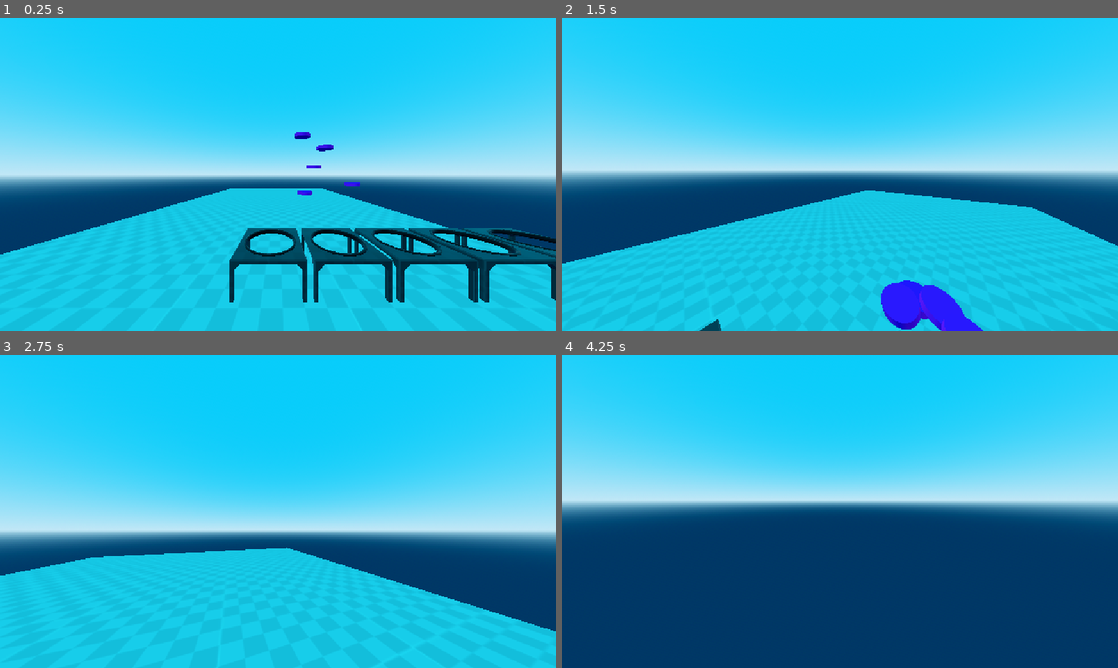
Above: before the commit, frames 1-4 (two rows, left to right).
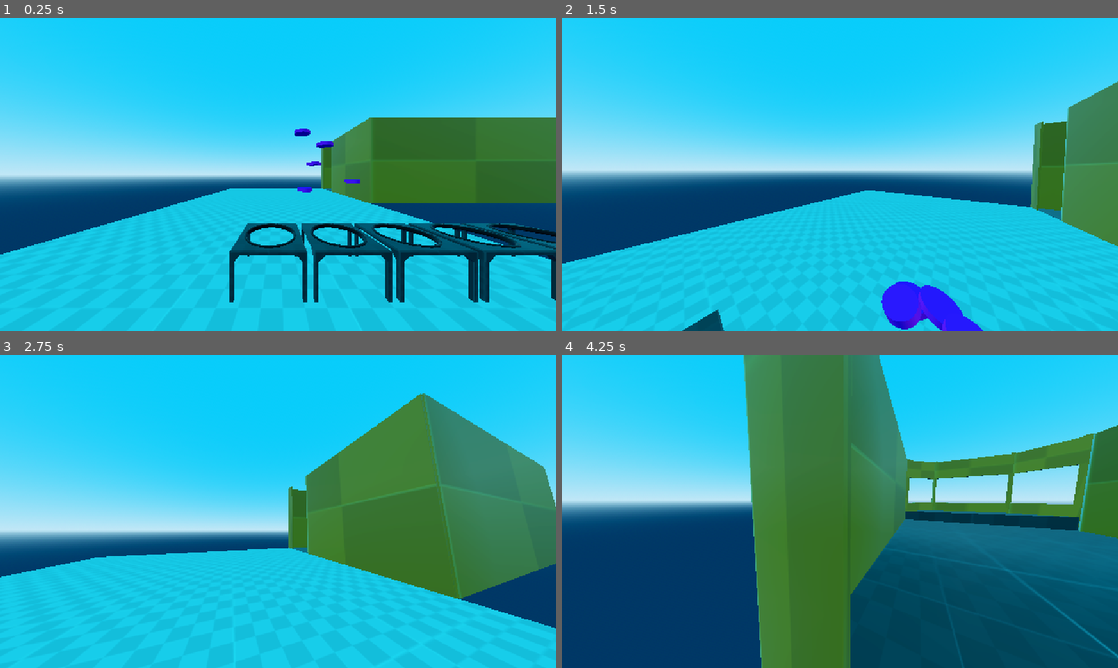
Above: after the commit, the same moments.

Repository: sharkpossum/Hex-Factor
Game: Godot game, scene res://scenes/world/world.tscn
The game is run twice, just before and just after one commit, with the same random seed, the same clock (stepped at 60 frames per second) and the same inputs.
Inputs (mouse positions are in pixels of both pictures, inside the frame that each line leads up to):
- Up to frame 1 (0.25 s): no input
- Up to frame 2 (1.5 s): move the mouse to (867, 174) at 0.52 s; hold W (forward) from 0.53 s (still down); tap C (crouch) at 0.6 s; tap Space (jump) at 0.77 s; move the mouse to (812, 174) at 1.27 s; tap E (interact) at 1.35 s
- Up to frame 3 (2.75 s): keep holding W (forward); tap Space (jump) at 1.52 s; move the mouse to (289, 505) at 2.02 s; click (289, 505) at 2.1 s
- Up to frame 4 (4.25 s): keep holding W (forward); move the mouse to (834, 517) at 2.77 s; tap Shift (sprint) at 2.85 s; tap Space (jump) at 3.02, 3.77 s; move the mouse to (878, 514) at 3.52 s; tap C (crouch) at 3.6 s

The runs differ from the first frame. In frame 1, 17% of the frame differs, in the area x 6-100%, y 31-91%; in frame 2, 6.3%; in frame 3, 22%; in frame 4, 38%, in the area x 32-100%, y 0-100%.

Commit message:
Added static objects for dorm room B2

Diff:
--- /dev/null
+++ b/scenes/world/dorm_rooms/B2_spawn/B2.tscn
@@ -0,0 +1,7 @@
+[gd_scene load_steps=2 format=3 uid="uid://b43obx8nca8fi"]
+
+[ext_resource type="PackedScene" uid="uid://dw4xks7peymbu" path="res://scenes/world/dorm_rooms/B2_spawn/B2_Dormroom_Static.glb" id="1_psy5h"]
+
+[node name="B2" type="Node3D"]
+
+[node name="B2_Dormroom_Static" parent="." instance=ExtResource("1_psy5h")]
--- a/scenes/world/world.tscn
+++ b/scenes/world/world.tscn
@@ -1,9 +1,10 @@
-[gd_scene load_steps=8 format=3 uid="uid://biicte2rtj84x"]
+[gd_scene load_steps=9 format=3 uid="uid://biicte2rtj84x"]
 
 [ext_resource type="PackedScene" uid="uid://bbl2c3uys5gai" path="res://scenes/world/white_halls/white_hall_floor.tscn" id="1_dphjl"]
 [ext_resource type="PackedScene" uid="uid://df4cptti61gjf" path="res://scenes/player/player.tscn" id="1_sl2e5"]
 [ext_resource type="PackedScene" uid="uid://boq0v0dgcd6kk" path="res://scenes/items/reagents/Gem.tscn" id="3_1fp7r"]
 [ext_resource type="PackedScene" uid="uid://ddjkdsnktj31e" path="res://scenes/world/craftable/brewing_table/Cauldron_Table.tscn" id="4_6m72w"]
+[ext_resource type="PackedScene" uid="uid://b43obx8nca8fi" path="res://scenes/world/dorm_rooms/B2_spawn/B2.tscn" id="5_v5dby"]
 
 [sub_resource type="ProceduralSkyMaterial" id="ProceduralSkyMaterial_4rhad"]
 sky_top_color = Color(0.0449246, 0.481718, 0.688232, 1)
@@ -32,9 +33,10 @@
 [node name="World" type="Node" parent="."]
 
 [node name="WhiteHallFloor" parent="World" instance=ExtResource("1_dphjl")]
+transform = Transform3D(1, 0, 0, 0, 1, 0, 0, 0, 1, 0, -0.103108, 0)
 
 [node name="WhiteHallFloor3" parent="World" instance=ExtResource("1_dphjl")]
-transform = Transform3D(1, 0, 0, 0, 1, 0, 0, 0, 1, 0, 0, 10)
+transform = Transform3D(1, 0, 0, 0, 1, 0, 0, 0, 1, 0, -0.103108, 10)
 
 [node name="Items" type="Node" parent="."]
 
@@ -69,3 +71,6 @@
 
 [node name="CauldronTable5" parent="Furniture" instance=ExtResource("4_6m72w")]
 transform = Transform3D(1, 0, 0, 0, 1, 0, 0, 0, 1, -4.91713, -4.76837e-07, 2.4725)
+
+[node name="B2" parent="." instance=ExtResource("5_v5dby")]
+transform = Transform3D(-4.37114e-08, 0, -1, 0, 1, 0, 1, 0, -4.37114e-08, 0, 0, -10)
Binary file added: scenes/world/dorm_rooms/B2_spawn/B2_Dormroom_Static.glb
Not shown, added: scenes/world/dorm_rooms/B2_spawn/B2_Dormroom_Static.glb.import
Binary file added: scenes/world/dorm_rooms/B2_spawn/B2_Dormroom_Static_texture_07.png
Not shown, added: scenes/world/dorm_rooms/B2_spawn/B2_Dormroom_Static_texture_07.png.import
Binary file added: scenes/world/dorm_rooms/B2_spawn/B2_Dormroom_Static_texture_08.png
Not shown, added: scenes/world/dorm_rooms/B2_spawn/B2_Dormroom_Static_texture_08.png.import
